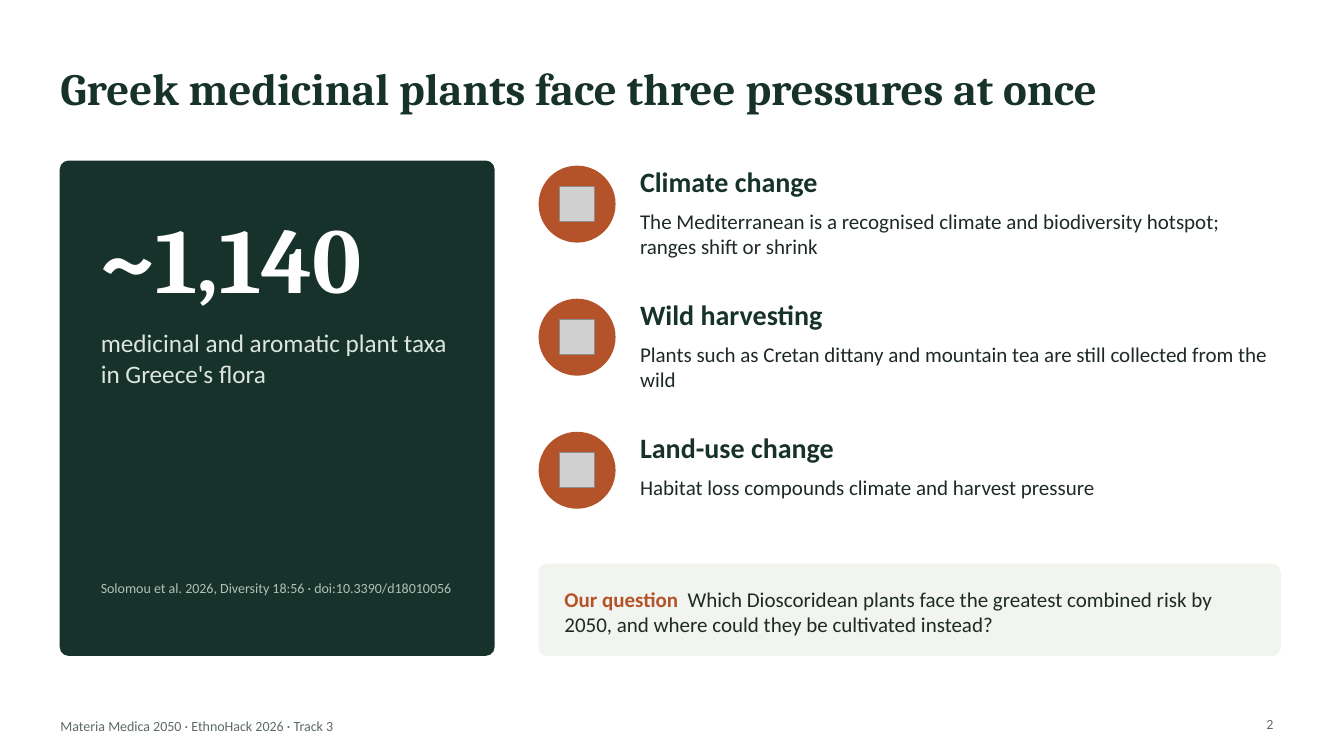
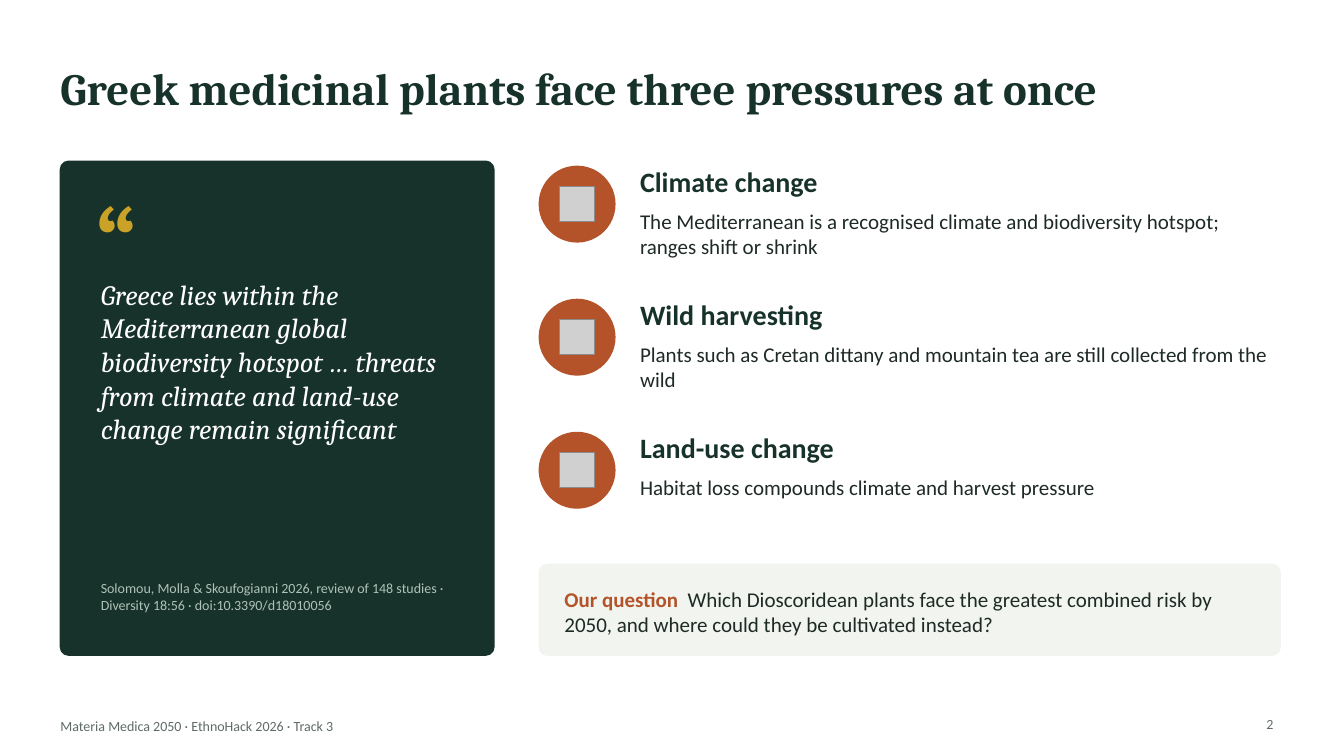
Before and after one commit to SoujanyaChatti/Materia-Medica-2050, a slide deck: slide 2 of docs/materia-medica-2050.pptx. Drawn at 1344x756 pixels with LibreOffice and Linux fonts; fonts in the diff are those of the drawing; grey boxes stand for pictures. Boxes give left, top, right and bottom in pixels: in the first picture for what was removed or moved away, otherwise in the second. Text is boxed around its words. In the diff, an @@ line names an element or a change of style, - is before the commit and + after.

```diff
--- a/docs/materia-medica-2050.pptx
+++ b/docs/materia-medica-2050.pptx
@@ text added at (96, 176, 197, 277), 72 pt, text #C9A227, bold @@
+“
@@ text removed at (101, 230, 362, 306) @@
-~1,140
@@ text at (101, 285, 437, 445): text changed; size 18 to 20 pt; font Calibri to Cambria; text colour #DCE6DF to #FFFFFF; italic on @@
-medicinal and aromatic plant taxa in Greece's flora
+Greece lies within the Mediterranean global biodiversity hotspot … threats from climate and land-use change remain significant
@@ text at (101, 583, 436, 612): text changed @@
-Solomou et al. 2026, Diversity 18:56 · doi:10.3390/d18010056
+Solomou, Molla & Skoufogianni 2026, review of 148 studies · Diversity 18:56 · doi:10.3390/d18010056
```
Also in this commit, not shown: 9 other slides changed, 7 other files.
